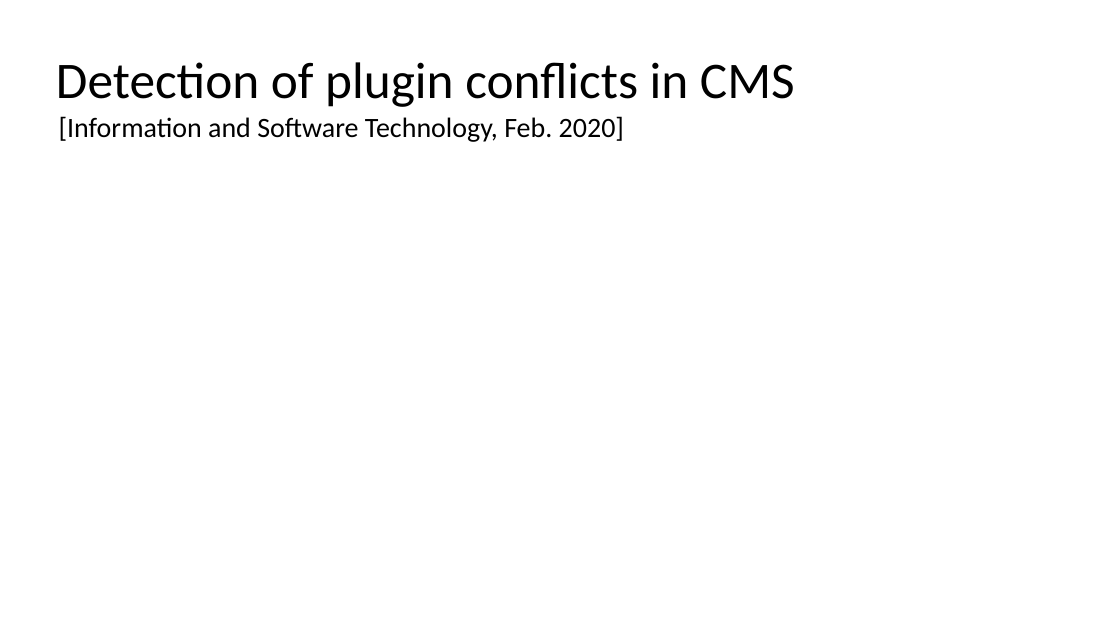
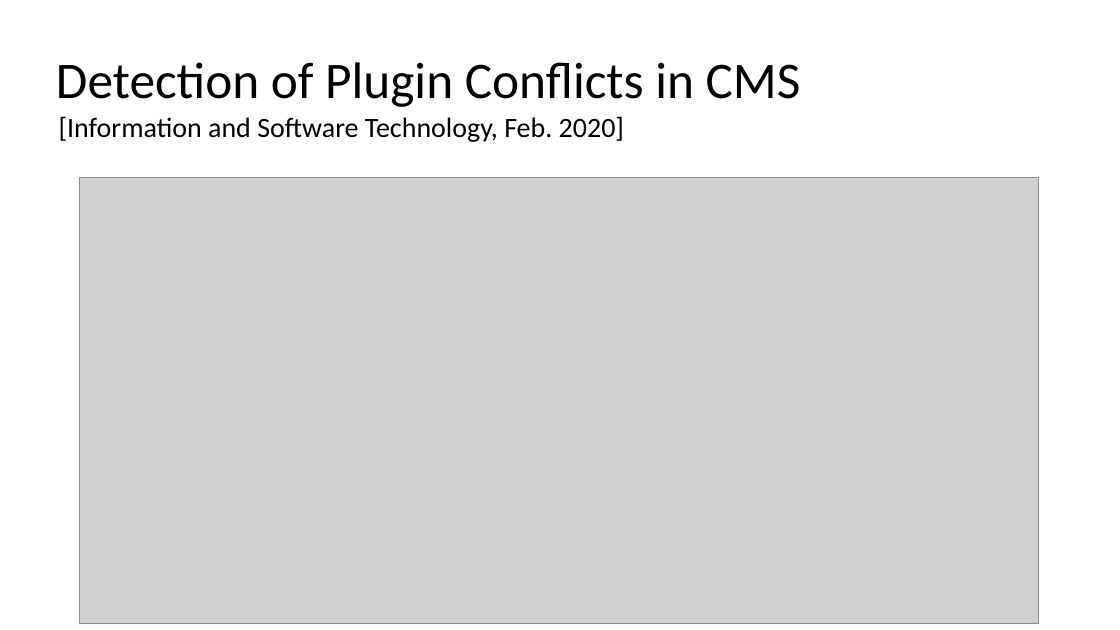
Before and after one commit to damorim/testing-cin-minicourse, a slide deck: slide 101 of testing-minicourse.pptx. Drawn at 1120x630 pixels with LibreOffice and Linux fonts; fonts in the diff are those of the drawing; grey boxes stand for pictures. Boxes give left, top, right and bottom in pixels: in the first picture for what was removed or moved away, otherwise in the second. Text is boxed around its words. In the diff, an @@ line names an element or a change of style, - is before the commit and + after.

```diff
--- a/testing-minicourse.pptx
+++ b/testing-minicourse.pptx
@@ title at (x1=56, y1=62, x2=801, y2=107): text changed @@
-Detection of plugin conflicts in CMS
+Detection of Plugin Conflicts in CMS
@@ picture added at (x1=80, y1=177, x2=1039, y2=623) @@
```
Also in this commit, not shown: 10 other slides changed, 1 slide removed, 1 other file.
